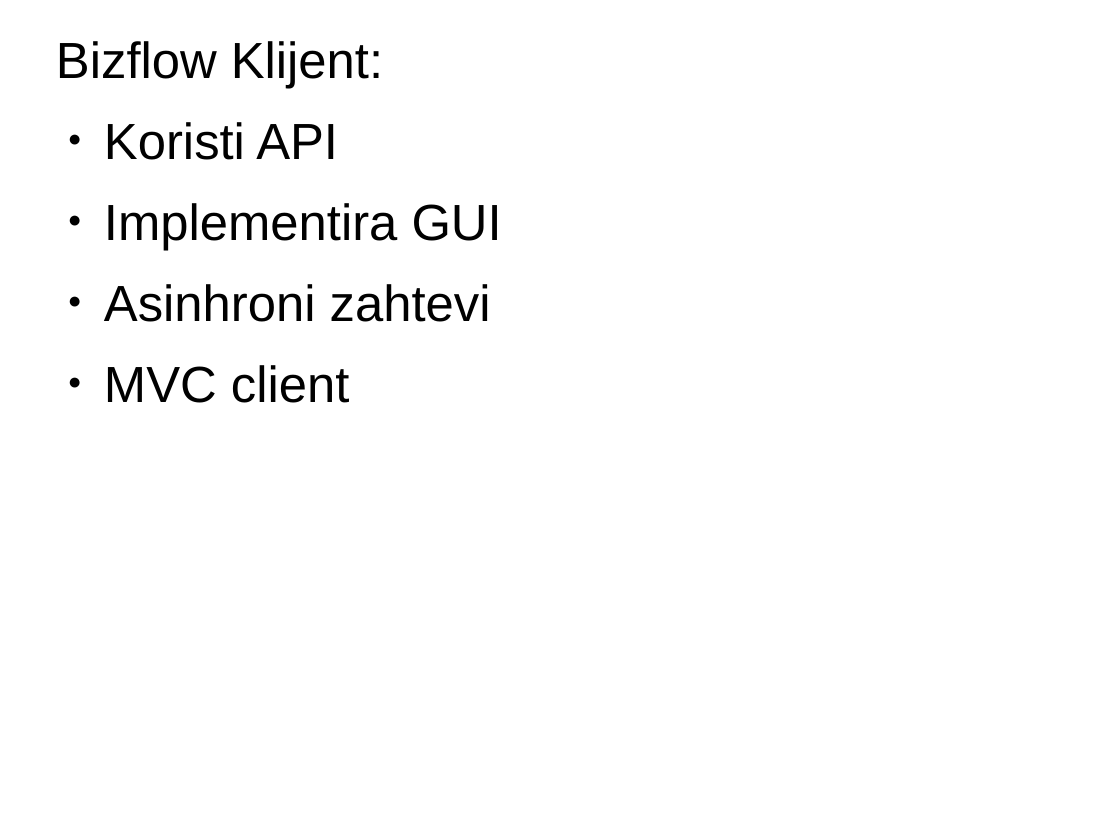
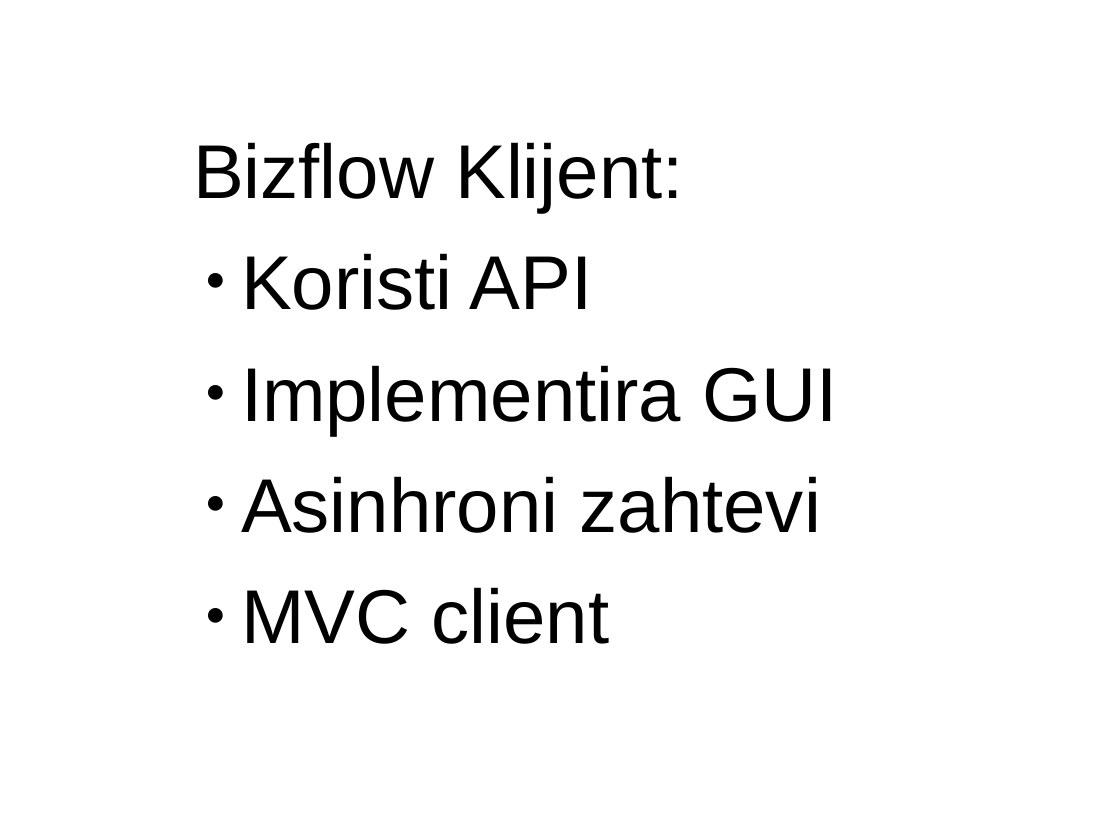
Before and after one commit to sljuka/bizflow, a slide deck: slide 21 of text/prezentacija.odp (slide 24 before the commit). Drawn at 1120x840 pixels with LibreOffice and Linux fonts; fonts in the diff are those of the drawing. Boxes give left, top, right and bottom in pixels: in the first picture for what was removed or moved away, otherwise in the second. Text is boxed around its words. In the diff, an @@ line names an element or a change of style, - is before the commit and + after.

```diff
--- a/text/prezentacija.odp
+++ b/text/prezentacija.odp
@@ text "Bizflow Klijent:": place and size @@
-text "Bizflow Klijent:" at [56, 41, 502, 403]
+text "Bizflow Klijent:" at [193, 142, 837, 644]
@@ text "Bizflow Klijent:" at [193, 142, 837, 644]: size 36 to 54 pt @@
```
Also in this commit, not shown: 7 other slides changed, 2 slides added, 6 slides removed, 1 other file.
